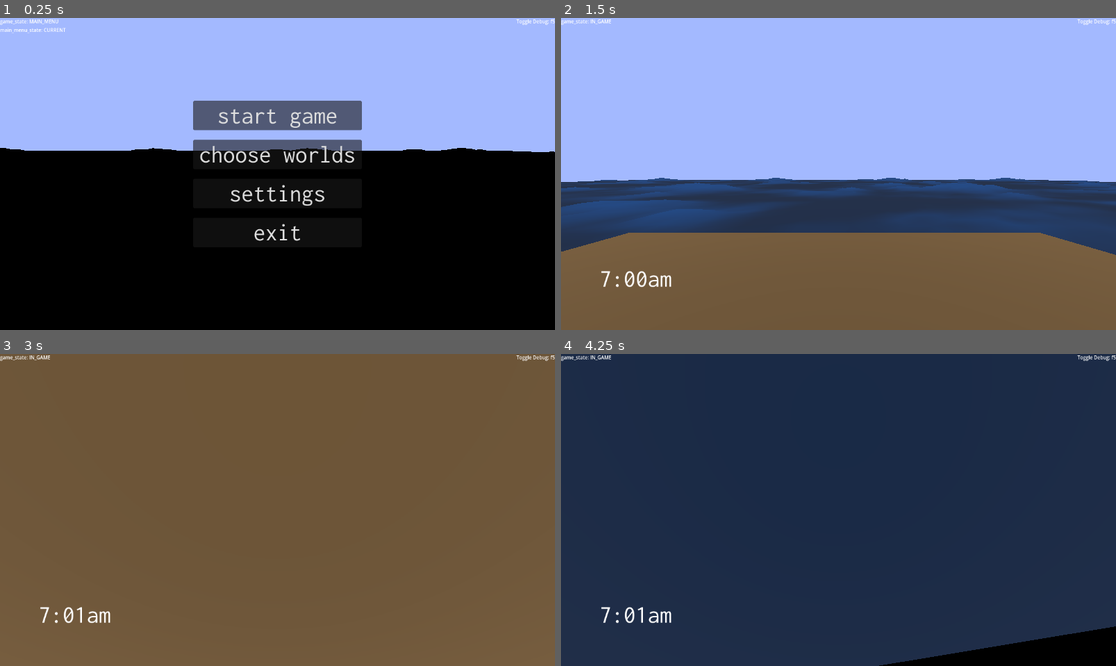
Above: before the commit, frames 1-4 (two rows, left to right).
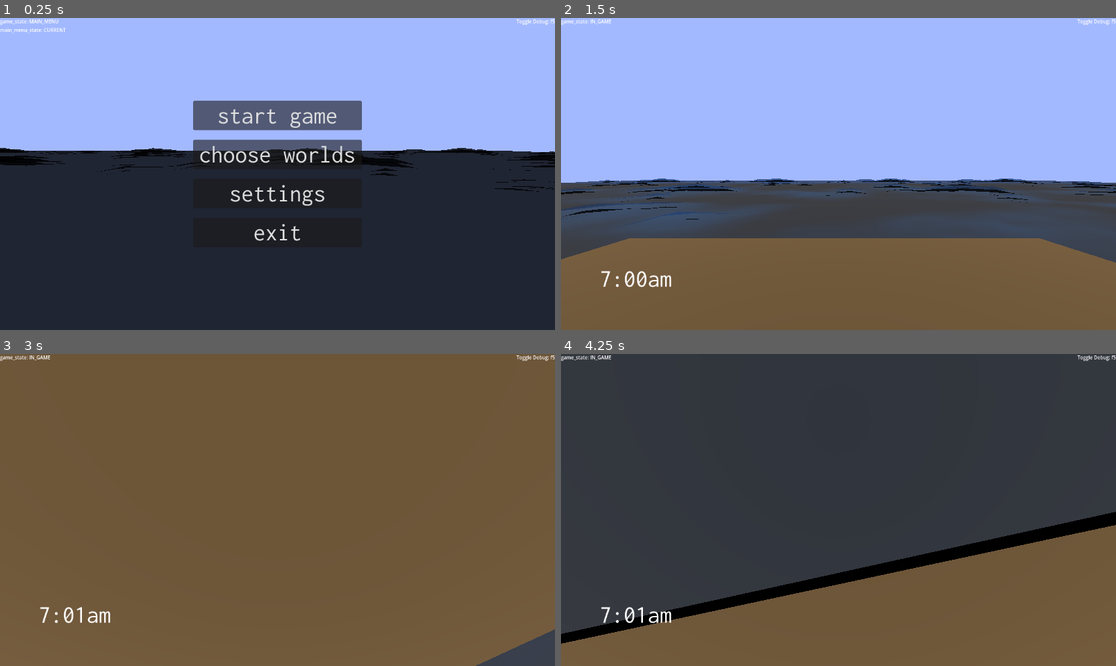
Above: after the commit, the same moments.

Repository: illogicalapple/open-water
Game: Godot game, scene res://scenes/start_menu.tscn
Same seed, same stepped clock (60 frames per second), same inputs: the game is played once before the commit and once after it.
Inputs (mouse positions are in pixels of both pictures, inside the frame that each line leads up to):
- Up to frame 1 (0.25 s): no input
- Up to frame 2 (1.5 s): click "start game" at 0.5 s; click "Host" at 1.25 s
- Up to frame 3 (3 s): tap Enter at 2 s; move the mouse to (305, 510) at 2.02 s; hold Space 2.03-2.78 s; hold W from 2.03 s (still down); move the mouse to (249, 510) at 2.77 s; tap Space at 2.85 s
- Up to frame 4 (4.25 s): keep holding W; tap Space at 3.02, 3.32 s; move the mouse to (849, 503) at 3.52 s; hold Space from 3.53 s (still down)

The runs differ from the first frame. In frame 1, 49% of the frame differs, in the area x 0-100%, y 41-100%; in frame 2, 13%; in frame 3, 0.8%; in frame 4, 30%.

Commit message:
player movement and wave transparent a little bit

Diff:
--- a/main.gdshader
+++ b/main.gdshader
@@ -12,9 +12,11 @@
 	height=clamp(height,0.1,0.6);
 	COLOR.rgb=vec3(0,height*0.5*0.5,height*0.5);
 	COLOR.gb+=vec2(0.1,0.2);
+	COLOR.a=0.8;
 
 }
 void fragment() {
 	ALBEDO=COLOR.rgb;
+	ALPHA=COLOR.a;
 	// Place fragment code here.
 }
--- a/player_character/player_character.gd
+++ b/player_character/player_character.gd
@@ -2,7 +2,8 @@
 
 var speed = 10
 var mouse_sensitivity = 0.5
-
+var veloc=Vector3(0,0,0)
+var jumpheight=30
 @onready var camera = $Camera3D
 @onready var synchronizer = $MultiplayerSynchronizer
 
@@ -12,17 +13,24 @@
 	camera.current = synchronizer.is_multiplayer_authority()
 	if synchronizer.is_multiplayer_authority(): Input.mouse_mode = Input.MOUSE_MODE_CAPTURED
 
-func _physics_process(_delta):
+func _physics_process(delta):
 	if synchronizer.is_multiplayer_authority():
 		var direction = Vector3.ZERO
 		if not is_on_floor(): direction.y -= 0.4
-		if is_on_floor() and Input.is_key_pressed(KEY_SPACE): direction.y += 10
+		if is_on_floor() and Input.is_key_pressed(KEY_SPACE): direction.y +=jumpheight
 		if Input.is_key_pressed(KEY_W): direction -= global_transform.basis.z
 		elif Input.is_key_pressed(KEY_S): direction += global_transform.basis.z
 		if Input.is_key_pressed(KEY_A): direction -= global_transform.basis.x
 		elif Input.is_key_pressed(KEY_D): direction += global_transform.basis.x
-		direction = (direction*speed)
-		set_velocity(direction)
+		veloc += (direction*speed)*delta*4
+		if direction.x==0 and direction.z==0:
+			var vel=veloc.normalized()
+			vel.y=0
+			veloc-=vel*speed*delta*4
+		veloc.x=clamp(veloc.x,-speed,speed)
+		veloc.z=clamp(veloc.z,-speed,speed)
+		veloc.y=clamp(veloc.y,-speed*jumpheight,speed*jumpheight)
+		set_velocity(veloc)
 		set_up_direction(Vector3.UP)
 		move_and_slide()
 		synchronizer.position = global_position
Not shown: 1 places in main.tscn that only renumber resources
